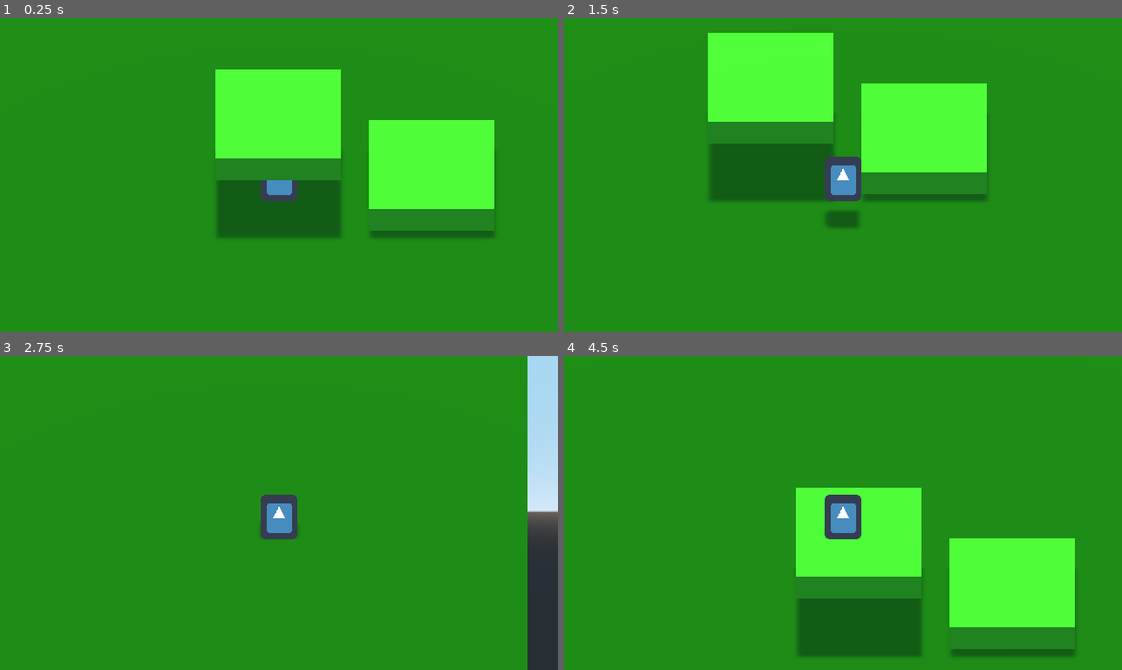
Above: before the commit, frames 1-4 (two rows, left to right).
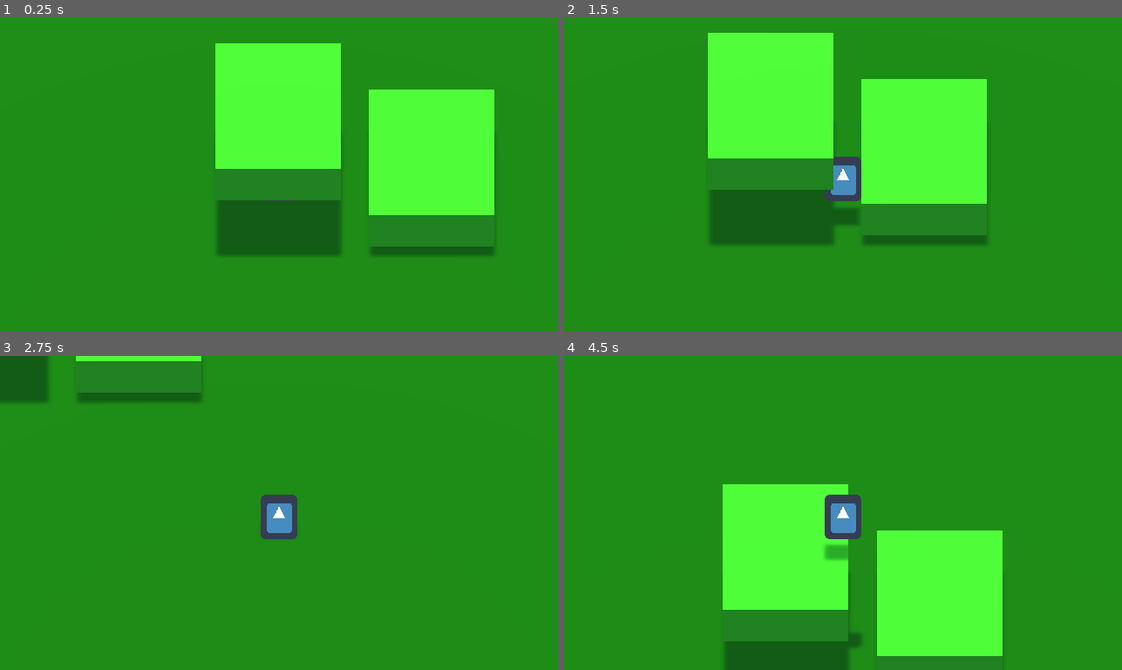
Above: after the commit, the same moments.

Repository: ucsdRgross/gamedev
Game: Godot game, scene res://World/World.tscn
Two runs of this game, one before a commit and one after it. Both use one fixed random seed, a clock stepped at 60 frames per second and the inputs below. The engine's default icon, where the game draws it, is replaced by a stand-in: a white triangle on a blue panel in a dark square.
Inputs:
- Up to frame 1 (0.25 s): no input
- Up to frame 2 (1.5 s): tap Enter at 0.5 s; hold D (right) 0.53-1.28 s; tap Space (jump) at 0.6, 0.77, 1.07, 1.35 s; hold S (back) from 1.28 s (still down)
- Up to frame 3 (2.75 s): tap Space (jump) at 1.52, 1.82, 2.1 s; release S (back) at 2.03 s; hold D (right) from 2.03 s (still down)
- Up to frame 4 (4.5 s): release D (right) at 2.78 s; hold W (forward) 2.78-3.53 s; tap Space (jump) at 2.85, 3.02, 3.32, 3.6, 3.77, 4.07, 4.35 s; hold A (left) from 3.53 s (still down)

The runs differ from the first frame. In frame 1, 9.1% of the frame differs, in the area x 38-89%, y 8-76%; in frame 2, 11%; in frame 3, 7.8%; in frame 4, 21%, in the area x 28-92%, y 40-100%.

Commit message:
implemented advanced platformer code for basic movements of player
added variable jump height
added apex modifiers
added jump buffering
added coyote time
added clamped fall speed

Diff:
--- a/Godot/World/World.tscn
+++ b/Godot/World/World.tscn
@@ -4,15 +4,18 @@
 [ext_resource path="res://World/ground.tscn" type="PackedScene" id=2]
 [ext_resource path="res://entities/player/Player.tscn" type="PackedScene" id=3]
 
-[node name="World" type="Spatial"]
+[node name="Game" type="Node"]
 
-[node name="box" parent="." instance=ExtResource( 1 )]
-transform = Transform( 1, 0, 0, 0, 1, 0, 0, 0, 1, -0.0397086, 2.62459, 0.00905895 )
+[node name="World" type="Spatial" parent="."]
+transform = Transform( 1, 0, 0, 0, 1.414, 0, 0, 0, 1.414, 0, 0, 0 )
 
-[node name="box2" parent="." instance=ExtResource( 1 )]
+[node name="box" parent="World" instance=ExtResource( 1 )]
+transform = Transform( 1, 0, 0, 0, 1, 0, 0, 0, 1, -0.0397086, 1.80569, 0.00905895 )
+
+[node name="box2" parent="World" instance=ExtResource( 1 )]
 transform = Transform( 1, 0, 0, 0, 1, 0, 0, 0, 1, 4.86302, 0.346488, 0.00905895 )
 
-[node name="ground" parent="." instance=ExtResource( 2 )]
+[node name="ground" parent="World" instance=ExtResource( 2 )]
 transform = Transform( 10, 0, 0, 0, 1, 0, 0, 0, 10, 0, -1, 0 )
 
 [node name="Player" parent="." instance=ExtResource( 3 )]
--- a/Godot/entities/player/Player.gd
+++ b/Godot/entities/player/Player.gd
@@ -1,40 +1,95 @@
 extends KinematicBody
 
-# How fast the player moves in meters per second.
-export var speed = 14
-# The downward acceleration when in the air, in meters per second squared.
-export var fall_acceleration = 75
-export var jump_impulse = 20
+#movement
+export var max_move_speed : float = 10
+export var move_acceleration : float = 50
+export var move_friction : float = 100
+export var apex_bonus : float = 1
+#jumping
+export var jump_velocity : float = 25
+export var jump_gravity : float = 0.5
+export var fall_gravity : float = 1
+export var jump_apex : float = 20
+export var min_fall_speed : float = 1
+export var max_fall_speed : float = 2
+export var fall_clamp : float = -30
+export var coyote_time : float = 0.1
+export var buffer_time : float = 0.1
+export var end_jump_gravity_modifier : float = 1.3
+#export var max_fall_speed = 28
+#export var fall_acceleration = 75
+#export var jump_impulse = 20
 
 var velocity = Vector3.ZERO
+var apex_point : float = 0
+var fall_speed : float = 0
+var air_time : float = 0
+var jump_pressed_time : float = 10
+var ended_jump_early : bool = true
 
-#gets key presses
-#https://docs.godotengine.org/en/stable/tutorials/2d/2d_movement.html#:~:text=Click-and-move,-This%20last%20example&text=Clicking%20on%20the%20screen%20will,move%20to%20the%20target%20location.
-func movement(delta):
-	var direction = Vector3.ZERO
+func calculate_air_time(delta):
+	if is_on_floor():
+		air_time = 0
+	else:
+		air_time += delta
 
-	if Input.is_action_pressed("right"):
-		direction.x += 1
-	if Input.is_action_pressed("left"):
-		direction.x -= 1
-	if Input.is_action_pressed("back"):
-		direction.z += 1
-	if Input.is_action_pressed("forward"):
-		direction.z -= 1
+func time_since_jump_pressed(delta):
+	if Input.is_action_just_pressed("jump"):
+		jump_pressed_time = 0
+	else:
+		jump_pressed_time += delta
 
-	if direction != Vector3.ZERO:
+func calculate_jump_apex():
+	if not is_on_floor():
+		#closer to 1 near top of jump
+		apex_point = (inverse_lerp(0, jump_apex, abs(velocity.y)))
+		fall_speed = lerp(min_fall_speed, max_fall_speed, apex_point)
+	else:
+		apex_point = 0
+
+func calculate_gravity():
+	if ended_jump_early:
+		velocity.y -= fall_speed * end_jump_gravity_modifier
+	else:
+		velocity.y -= fall_speed
+
+	if velocity.y < fall_clamp:
+		velocity.y = fall_clamp
+
+func calculate_jump():
+	if (Input.is_action_just_pressed("jump") and air_time < coyote_time) or (jump_pressed_time < buffer_time and is_on_floor()):
+		velocity.y = jump_velocity
+		ended_jump_early = false
+	if not is_on_floor() and Input.is_action_just_released("jump") and velocity.y > 0:
+		ended_jump_early = true;
+
+
+func calculate_walk(delta):
+	var direction = Vector2(
+		Input.get_action_strength("right") - Input.get_action_strength("left"),
+		Input.get_action_strength("back") - Input.get_action_strength("forward"))
+
+	var new_horizontal = Vector2(velocity.x,velocity.z)
+	if direction != Vector2.ZERO:
 		direction = direction.normalized()
+		new_horizontal = new_horizontal.move_toward(direction * max_move_speed, move_acceleration * delta)
+		var add_apex = apex_bonus * apex_point
+		new_horizontal += Vector2(direction.x * add_apex, direction.y * add_apex)
 		#$Pivot.look_at(translation + direction, Vector3.UP)
+	else:
+		new_horizontal = new_horizontal.move_toward(Vector2.ZERO, move_friction * delta)
 
-	velocity.x = direction.x * speed
-	velocity.z = direction.z * speed
-	velocity.y -= fall_acceleration * delta
-
-	if is_on_floor() and Input.is_action_just_pressed("jump"):
-		velocity.y += jump_impulse
-
-	velocity = move_and_slide(velocity, Vector3.UP)
+	velocity = Vector3(new_horizontal.x, velocity.y, new_horizontal.y)
 
 # Called every frame. 'delta' is the elapsed time since the previous frame.
+# delta should be equal to about 0.01667
 func _physics_process(delta):
-	movement(delta)
+	calculate_air_time(delta)
+	time_since_jump_pressed(delta)
+	#vertical movement
+	calculate_jump_apex()
+	calculate_gravity()
+	calculate_jump()
+	#horizontal movement
+	calculate_walk(delta)
+	velocity = move_and_slide(velocity, Vector3.UP)
--- a/Godot/entities/player/Player.tscn
+++ b/Godot/entities/player/Player.tscn
@@ -23,5 +23,4 @@
 [node name="Camera" type="Camera" parent="Position3D/Sprite3D"]
 transform = Transform( 0.560843, 0, 0, 0, 0.487904, -0.137096, 0, -0.137096, 0.487904, 0, -1.47832, 5.46597 )
 projection = 1
-current = true
 size = 10.0
